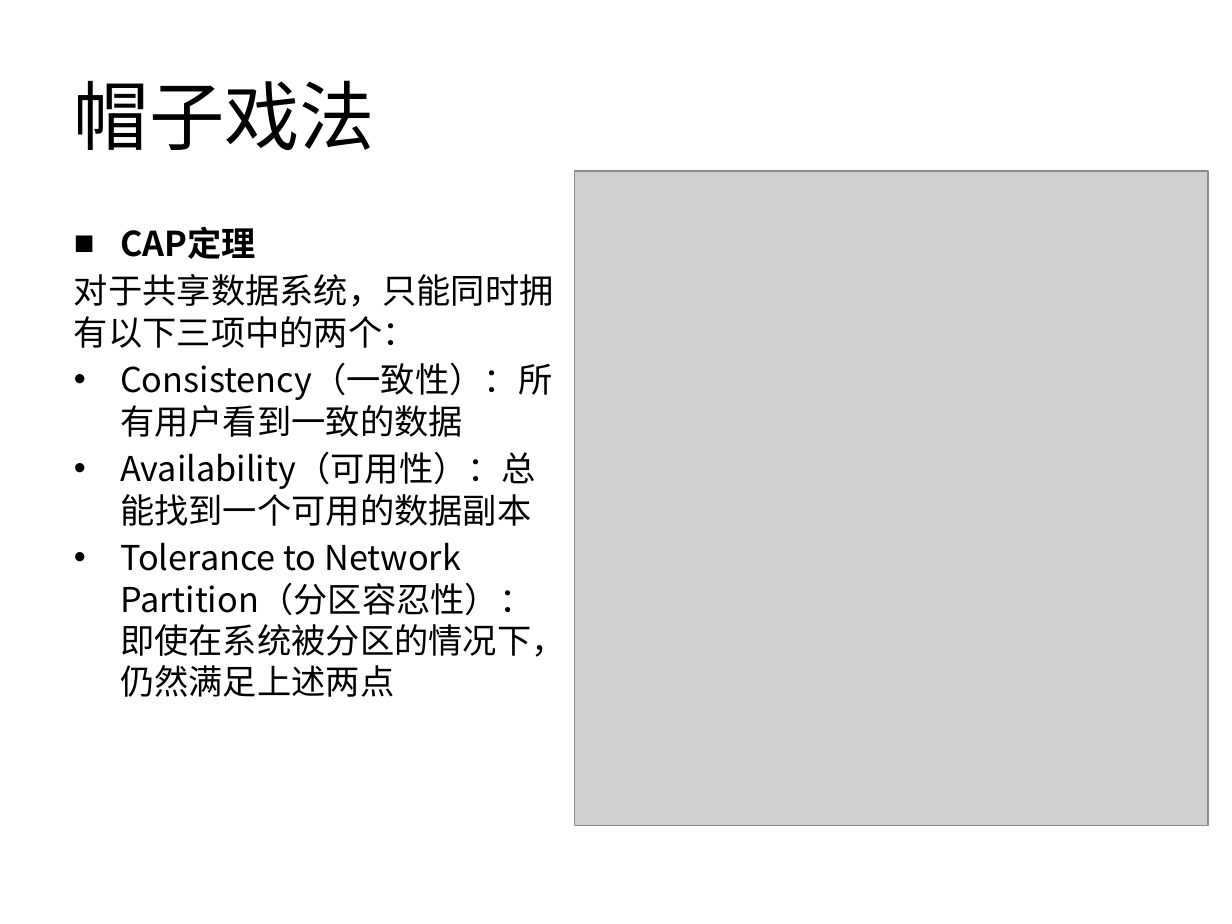
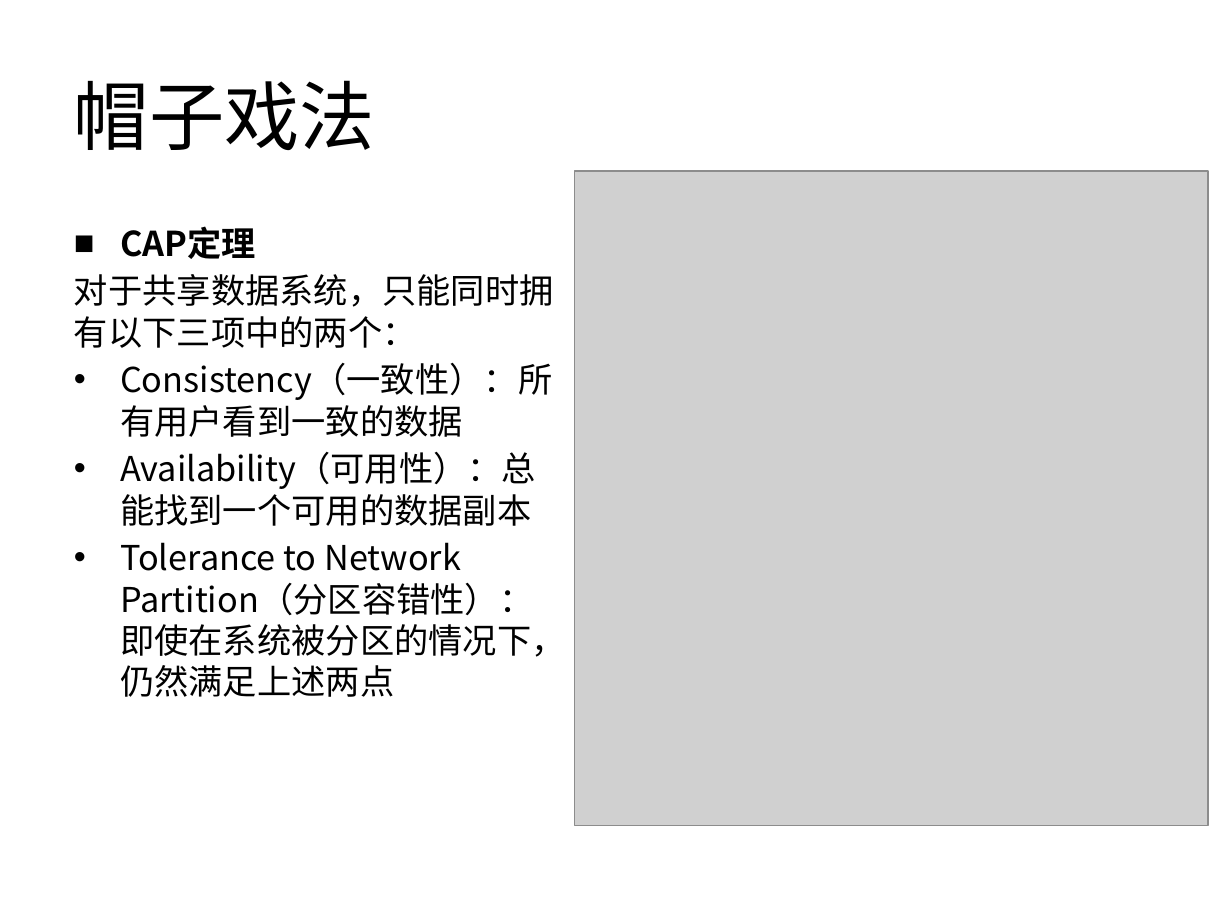
Before and after one commit to balancebeam/galaxy, a slide deck: slide 8 of galaxy-doc/分布式事务.pptx (slide 7 before the commit). Drawn at 1232x924 pixels with LibreOffice and Linux fonts; fonts in the diff are those of the drawing; grey boxes stand for pictures. Boxes give left, top, right and bottom in pixels: in the first picture for what was removed or moved away, otherwise in the second. Text is boxed around its words. In the diff, an @@ line names an element or a change of style, - is before the commit and + after.

```diff
--- a/galaxy-doc/分布式事务.pptx
+++ b/galaxy-doc/分布式事务.pptx
@@ text at [120, 542, 566, 697]: text changed @@
-• Tolerance to Network Partition（分区容忍性）：即使在系统被分区的情况下，仍然满足上述两点
+• Tolerance to Network Partition（分区容错性）：即使在系统被分区的情况下，仍然满足上述两点
```
Also in this commit, not shown: 1 other slide changed, 2 slides added, 2 other files.
